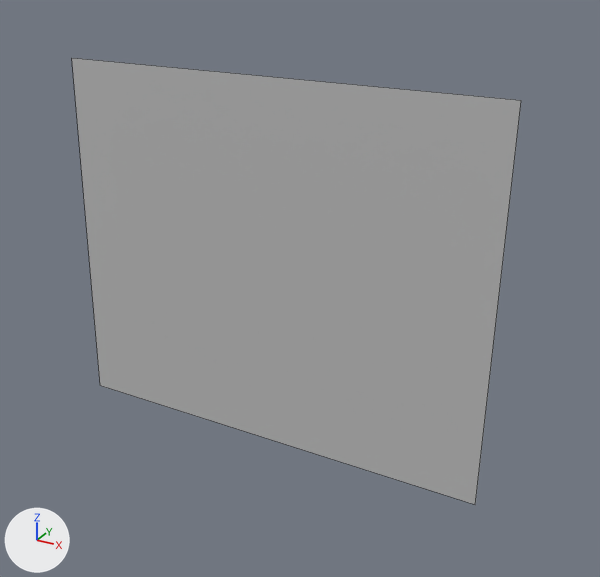
What one commit did to the FBX model Assets/Meshes/Props/Station 2/SM_AsteroidGameScreen_001.fbx.
One viewpoint serves both versions: a camera (50 mm lens) standing at (0.582, -0.972, 0.473) and looking at (0.04, 0.013, -0.019). Lighting does not change. The marker at lower left points along +X, +Y and +Z. Mesh edges are drawn as thin lines. Where no turn or scale is listed for an object, it has been applied to the vertices.

Objects in the first picture: 'SM_AsteroidGameScreen_001'.
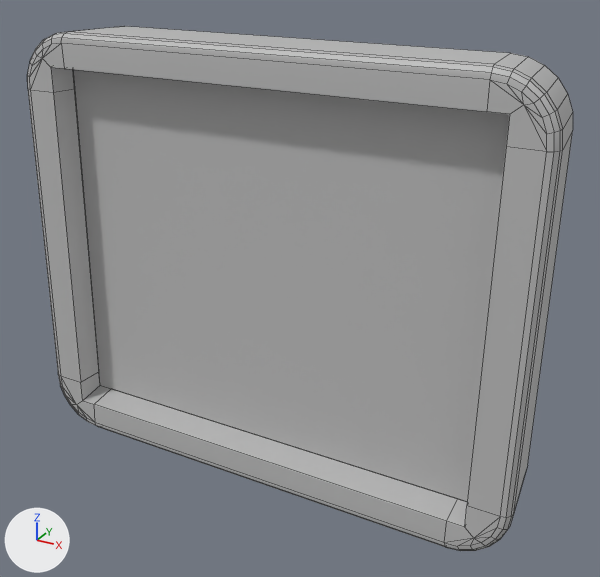
Location of each change, (x1, y1, x2, y2) in pixels of the pictures (600 x 577 px):
'SM_AsteroidGameScreen_001', reshaped (22% wider, 18% taller): before (72, 58, 521, 504); after (27, 26, 573, 551)
part 1 of me_mesh, added: after (27, 26, 573, 551)

The change, as a diff of the scene's bpy script:
```diff
--- a/Assets/Meshes/Props/Station 2/SM_AsteroidGameScreen_001.fbx.py
+++ b/Assets/Meshes/Props/Station 2/SM_AsteroidGameScreen_001.fbx.py
@@ me_mesh @@
 # used by ob_sm_asteroidgamescreen_001; location = (0.0, 0.0, 0.0)
-me_mesh.from_pydata(...)  # 4 vertices, 1 face; spans x -0.341..0.341, y -0.025..-0.008, z -0.272..0.287
+me_mesh.from_pydata(...)  # 169 vertices, 161 faces; spans x -0.4..0.4, y -0.072..0.072, z -0.33..0.33
+# me_mesh part 1
+# 149 vertices are added at x -0.4..0.4, y -0.072..0.072, z -0.33..0.33
+# 6 new vertices lie (0.63, 0.0, 0.0) away from vertices in x -0.315, y -0.072..-0.045, z -0.327..0.328
+# 5 new vertices lie (0.013, 0.11, -0.002) away from vertices in x -0.4..-0.314, y -0.039..-0.038, z 0.244..0.33
+# 5 new vertices lie (0.013, -0.11, 0.002) away from vertices in x 0.301..0.387, y 0.071..0.072, z 0.242..0.328
+# 160 new faces join them
 me_mesh.materials.append(mat_m_room_001)
```
